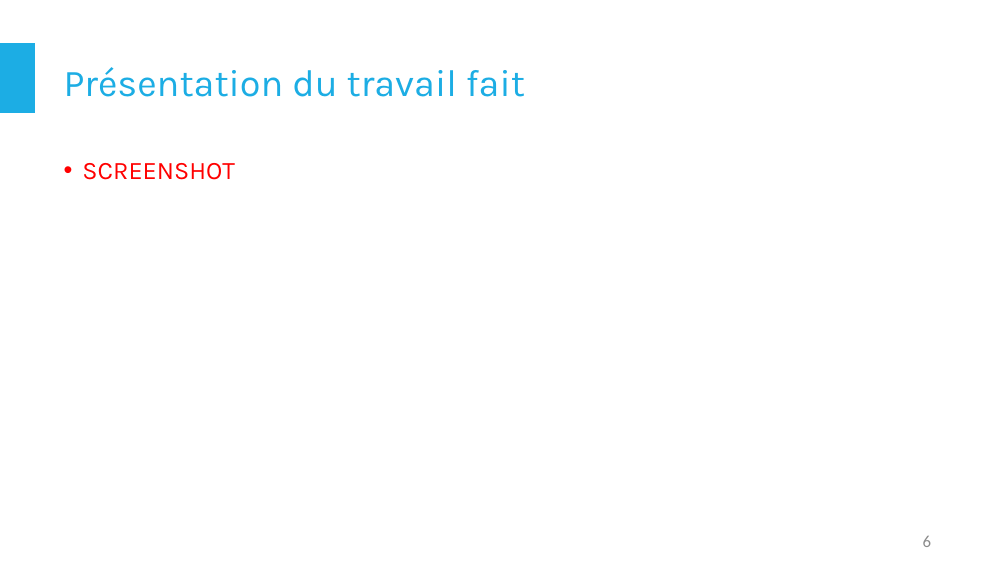
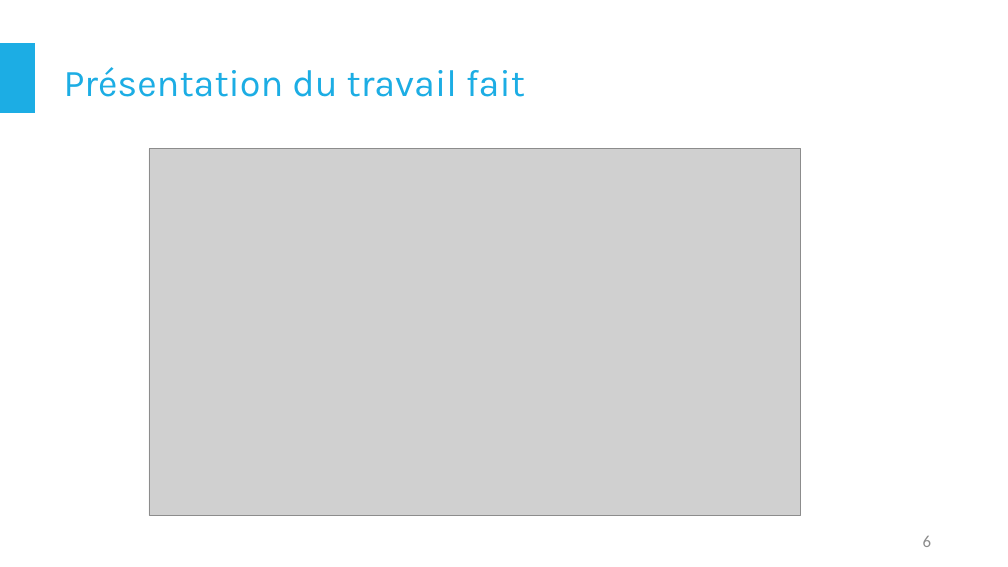
Before and after one commit to LunarX/ProjectTime, a slide deck: slide 6 of Documents/Presentation1.pptx. Drawn at 1008x567 pixels with LibreOffice and Linux fonts; fonts in the diff are those of the drawing; grey boxes stand for pictures. Boxes give left, top, right and bottom in pixels: in the first picture for what was removed or moved away, otherwise in the second. Text is boxed around its words. In the diff, an @@ line names an element or a change of style, - is before the commit and + after.

```diff
--- a/Documents/Presentation1.pptx
+++ b/Documents/Presentation1.pptx
@@ picture added at (x1=149, y1=149, x2=801, y2=516) @@
@@ text removed at (x1=82, y1=163, x2=235, y2=180) @@
-• SCREENSHOT
```
Also in this commit, not shown: 1 other slide changed.
